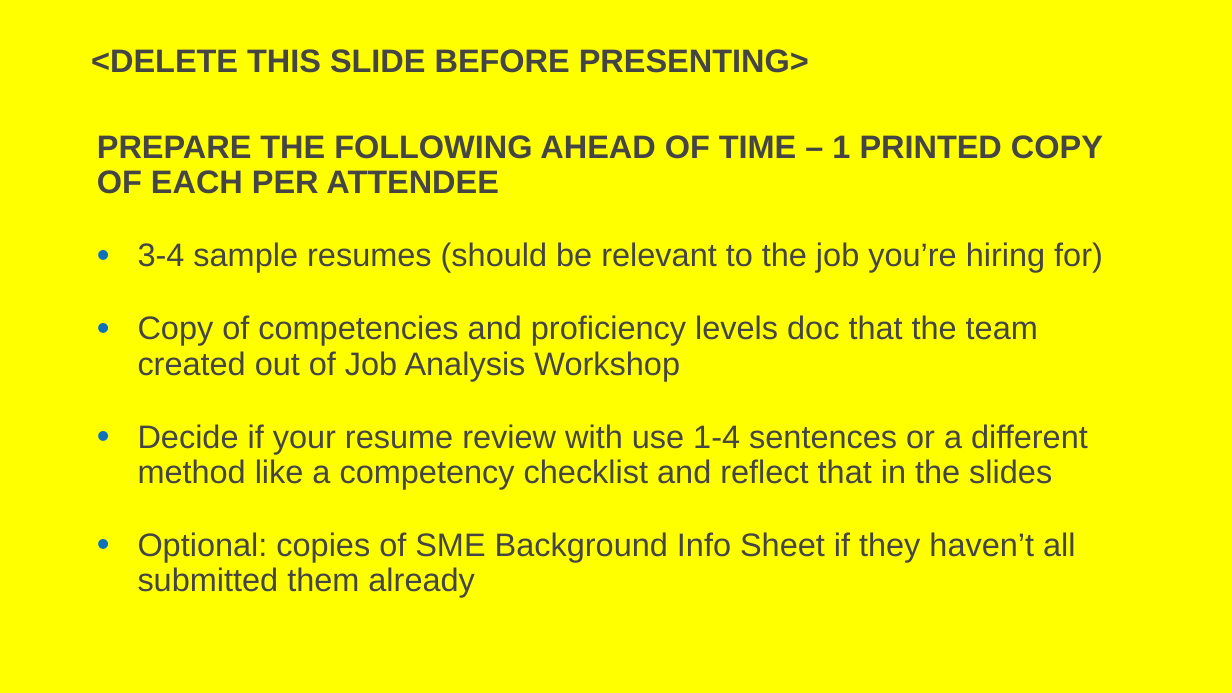
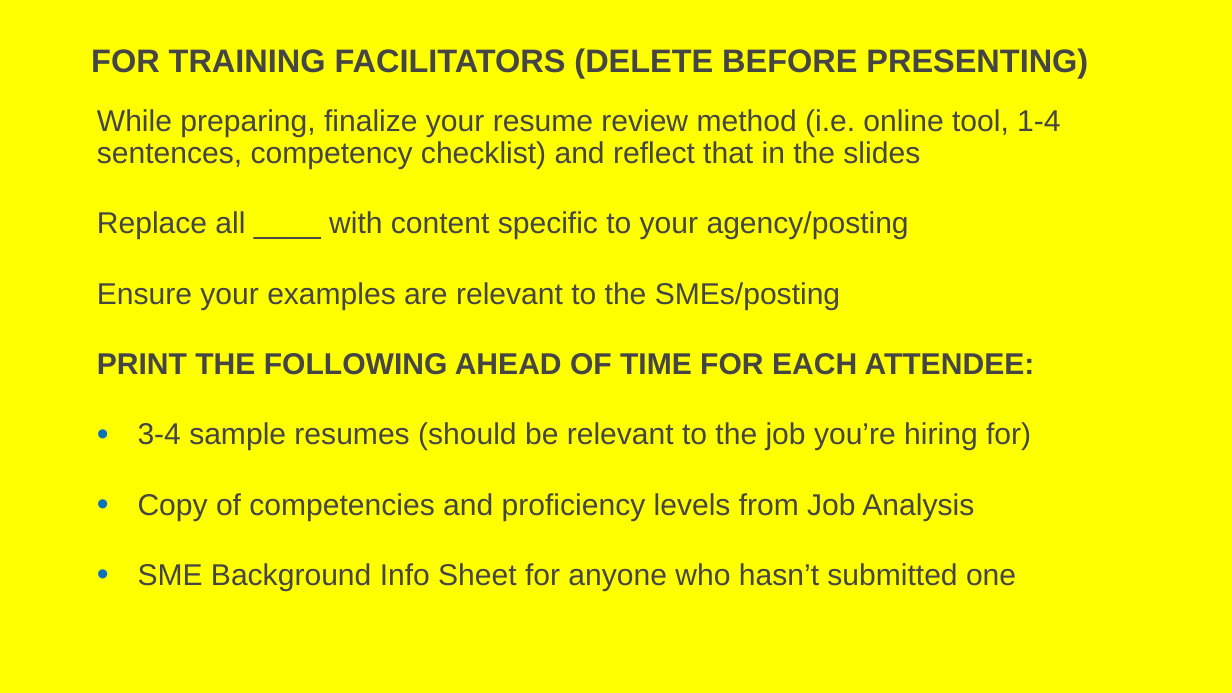
Before and after one commit to usds/SME-QA-Website, a slide deck: slide 1 of toolkit/reviewing-resumes/sme-training-resume-review.pptx (slide 2 before the commit). Drawn at 1232x693 pixels with LibreOffice and Linux fonts; fonts in the diff are those of the drawing. Boxes give left, top, right and bottom in pixels: in the first picture for what was removed or moved away, otherwise in the second. Text is boxed around its words. In the diff, an @@ line names an element or a change of style, - is before the commit and + after.

Commit message:
Update sme-training-resume-review.pptx
Update resume review template

```diff
--- a/toolkit/reviewing-resumes/sme-training-resume-review.pptx
+++ b/toolkit/reviewing-resumes/sme-training-resume-review.pptx
@@ title at (91,48,1088,78): text changed @@
-<DELETE THIS SLIDE BEFORE PRESENTING>
+FOR TRAINING FACILITATORS (DELETE BEFORE PRESENTING)
@@ text "While preparing, finalize your resume ...": place and size @@
-text "While preparing, finalize your resume ..." at (97,135,1103,597)
+text "While preparing, finalize your resume ..." at (97,109,1060,592)
@@ text at (97,109,1060,375): text changed; size 36 to 33.3 pt; bold off @@
-PREPARE THE FOLLOWING AHEAD OF TIME – 1 PRINTED COPY OF EACH PER ATTENDEE
+While preparing, finalize your resume review method (i.e. online tool, 1-4 sentences, competency checklist) and reflect that in the slides
+Replace all ____ with content specific to your agency/posting
+Ensure your examples are relevant to the SMEs/posting
+PRINT THE FOLLOWING AHEAD OF TIME FOR EACH ATTENDEE:
@@ text at (138,422,1031,451): size 36 to 33.3 pt in "3-4 sample resumes (should be relevant to ..." @@
@@ text at (138,493,1016,592): text changed; size 36 to 33.3 pt @@
-• Copy of competencies and proficiency levels doc that the team created out of Job Analysis Workshop
-• Decide if your resume review with use 1-4 sentences or a different method like a competency checklist and reflect that in the slides
-• Optional: copies of SME Background Info Sheet if they haven’t all submitted them already
+• Copy of competencies and proficiency levels from Job Analysis
+• SME Background Info Sheet for anyone who hasn’t submitted one
```
Also in this commit, not shown: 20 other slides changed, 10 slides added, 2 slides removed.
